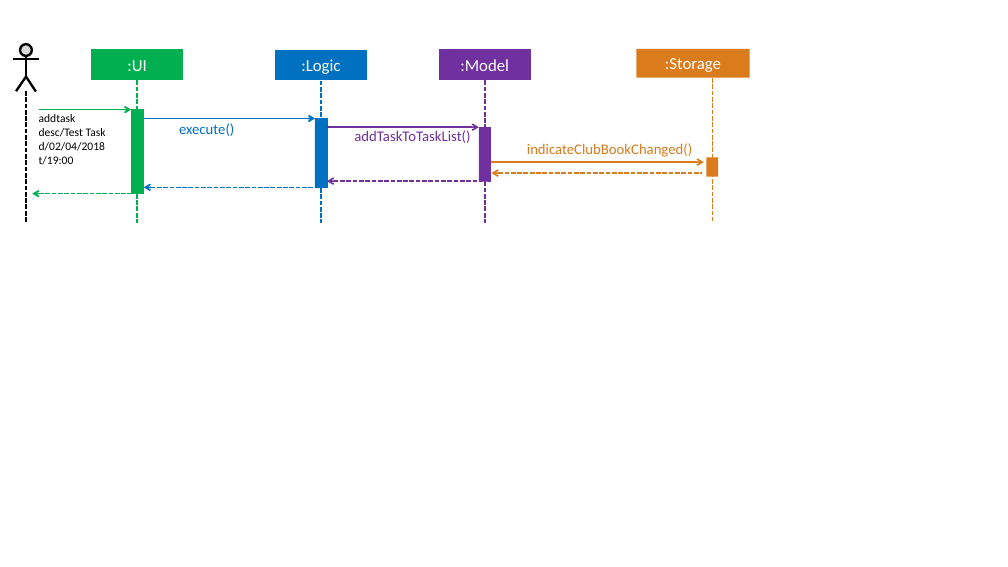
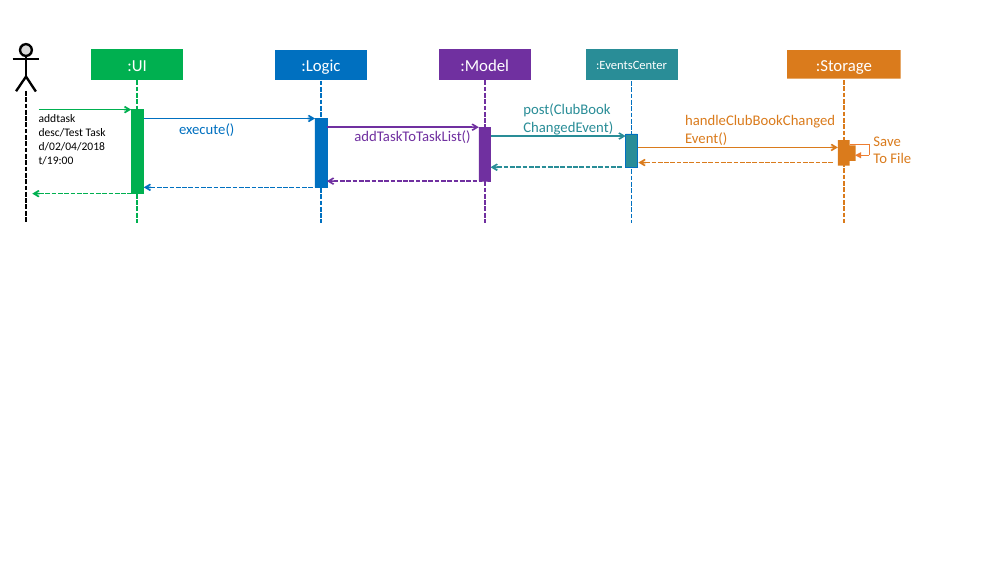
Before and after one commit to yash-chowdhary/addressbook-level4, a slide deck: slide 1 of docs/diagrams/SDforAddTask.pptx. Drawn at 1008x567 pixels with LibreOffice and Linux fonts; fonts in the diff are those of the drawing. Boxes give left, top, right and bottom in pixels: in the first picture for what was removed or moved away, otherwise in the second. Text is boxed around its words. In the diff, an @@ line names an element or a change of style, - is before the commit and + after.

```diff
--- a/docs/diagrams/SDforAddTask.pptx
+++ b/docs/diagrams/SDforAddTask.pptx
@@ rectangle added at (x1=587, y1=50, x2=678, y2=79), fill #298D97, outline #298D97 1.5 pt, 12 pt, text #FFFFFF @@
+:EventsCenter
@@ rectangle ":Storage" moved from (x1=637, y1=49, x2=750, y2=78) to (x1=787, y1=50, x2=901, y2=79) @@
@@ line added from (631, 81) to (631, 224), #0070C0 1.5 pt dashed @@
@@ line moved from (712, 78) - (712, 221) to (844, 80) - (844, 222) @@
@@ text added at (x1=523, y1=103, x2=613, y2=136), 14 pt, text #298D97 @@
+post(ClubBook
+ChangedEvent)
@@ arrow added from (491, 136) to (626, 136), #298D97 1.5 pt @@
@@ text at (x1=527, y1=143, x2=692, y2=157): text changed @@
-indicateClubBookChanged()
+handleClubBookChangedEvent()
@@ rectangle added at (x1=626, y1=134, x2=638, y2=167), fill #298D97, outline #0070C0 0.5 pt @@
@@ arrow moved from (492, 162) - (704, 162) to (638, 147) - (838, 147) @@
@@ rectangle resized from (x1=706, y1=157, x2=718, y2=177) to (x1=838, y1=140, x2=850, y2=166) @@
@@ rectangle added at (x1=849, y1=145, x2=856, y2=161), fill #DA7B1C @@
@@ line added from (850, 144) to (870, 144), #ED7D31 0.5 pt @@
@@ line added from (870, 144) to (870, 155), #ED7D31 0.5 pt @@
@@ text added at (x1=873, y1=136, x2=911, y2=163), 14 pt, text #DA7B1C @@
+Save
+To File
@@ arrow added from (623, 167) to (491, 167), #298D97 1.5 pt dashed @@
@@ arrow moved from (492, 173) - (702, 173) to (638, 163) - (834, 163) @@
@@ arrow added from (870, 155) to (855, 155), #ED7D31 0.5 pt @@
```
Also in this commit, not shown: 22 other files.
